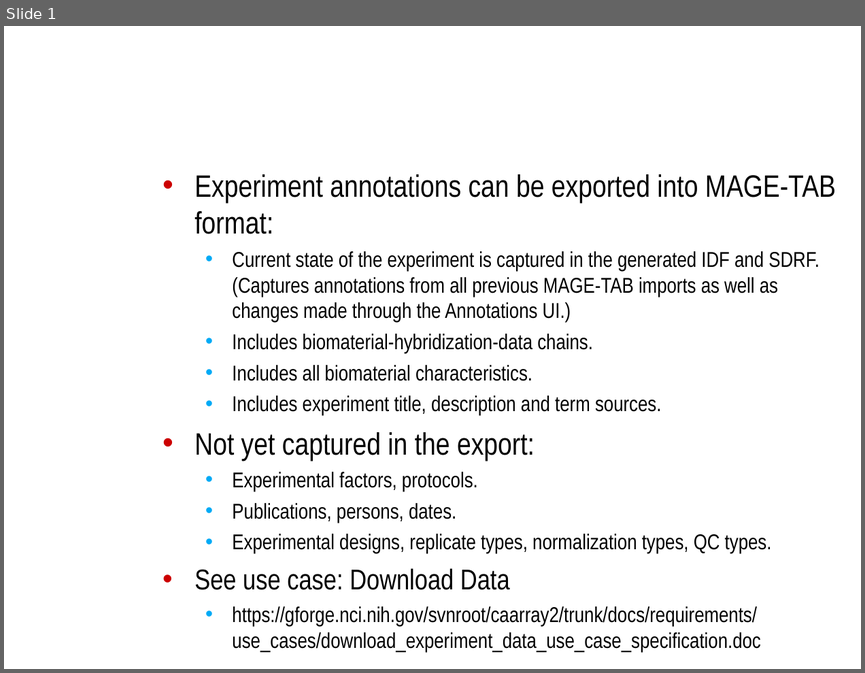
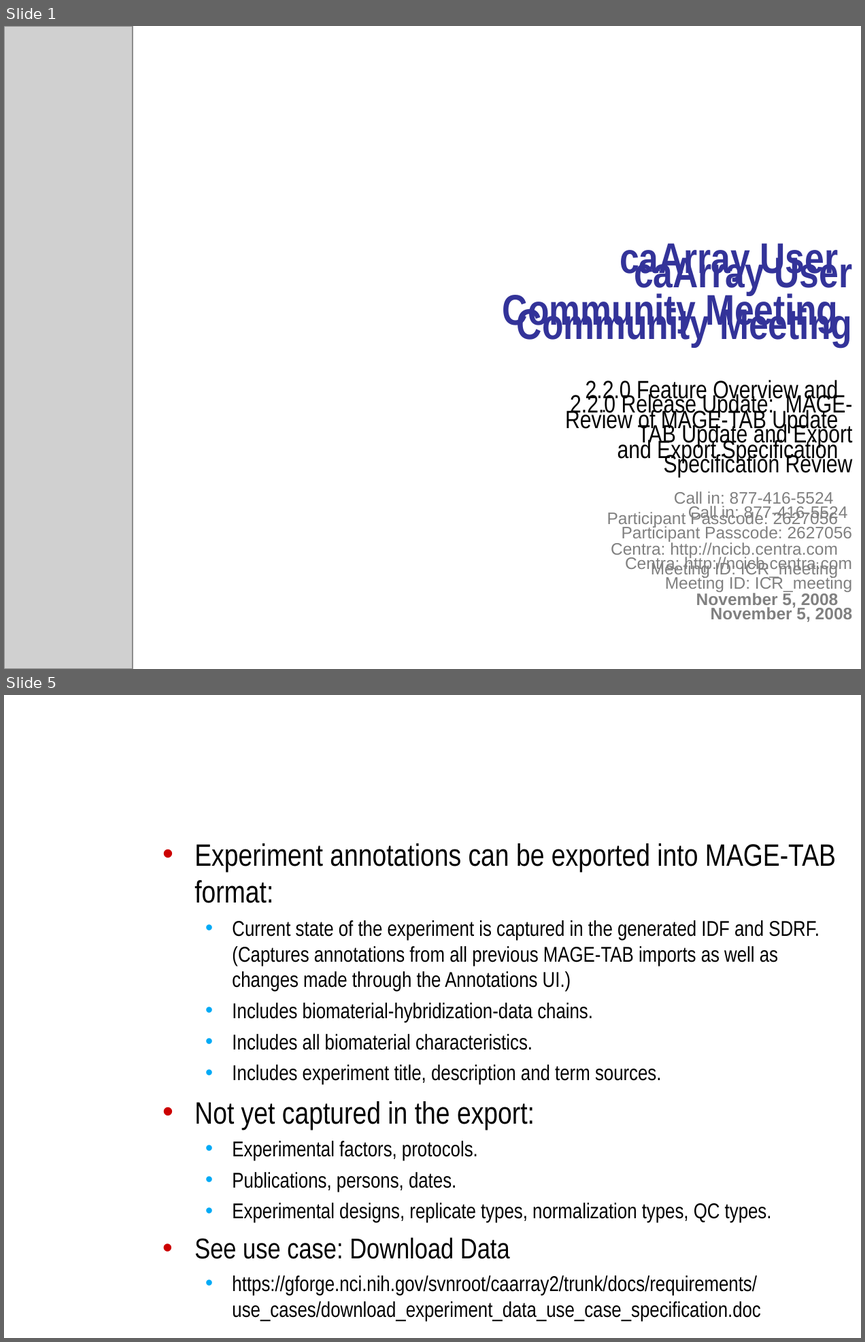
Before and after one commit to NCIP/caarray-docs, a slide deck: project_management/open_meetings/caArray User Community Meeting 2008.11.05.ppt. Shown one above the other, each under a label of ours: slide 1 before the commit, slides 1 and 5 after it; the slides between them are not shown. The pictures are 865x673 and 865x1342 pixels, drawn with LibreOffice and Linux fonts; fonts in the diff are those of the drawing; grey boxes stand for pictures; background and template pictures are left out. Boxes give left, top, right and bottom in pixels: in the first picture for what was removed or moved away, otherwise in the second. Text is boxed around its words. In the diff, an @@ line names an element or a change of style, - is before the commit and + after.

```diff
--- a/project_management/open_meetings/caArray User Community Meeting 2008.11.05.ppt
+++ b/project_management/open_meetings/caArray User Community Meeting 2008.11.05.ppt
@@ slide 1 added at [4,26,861,669], background picture (left out) @@
@@ picture added at [4,26,133,669] @@
@@ text added at [502,243,838,332], 36 pt, text #333399, bold @@
+caArray User Community Meeting
@@ text added at [517,243,853,346], 36 pt, text #333399, bold @@
+caArray User Community Meeting
@@ text added at [565,380,852,463], 21 pt, text #000000 @@
+2.2.0 Feature Overview and Review of MAGE-TAB Update and Export Specification
@@ text added at [570,392,853,477], 21 pt, text #000000 @@
+2.2.0 Release Update: MAGE-TAB Update and Export Specification Review
@@ text added at [621,491,852,608], 14 pt, text #808080 @@
+Call in: 877-416-5524
+Participant Passcode: 2627056
+Centra: http://ncicb.centra.com
+Meeting ID: ICR_meeting
+November 5, 2008
@@ text added at [607,505,853,622], 14 pt, text #808080 @@
+Call in: 877-416-5524
+Participant Passcode: 2627056
+Centra: http://ncicb.centra.com
+Meeting ID: ICR_meeting
+November 5, 2008
@@ what was slide 1 is now slide 5 @@
```
Also in this commit, not shown: 5 other slides added.
